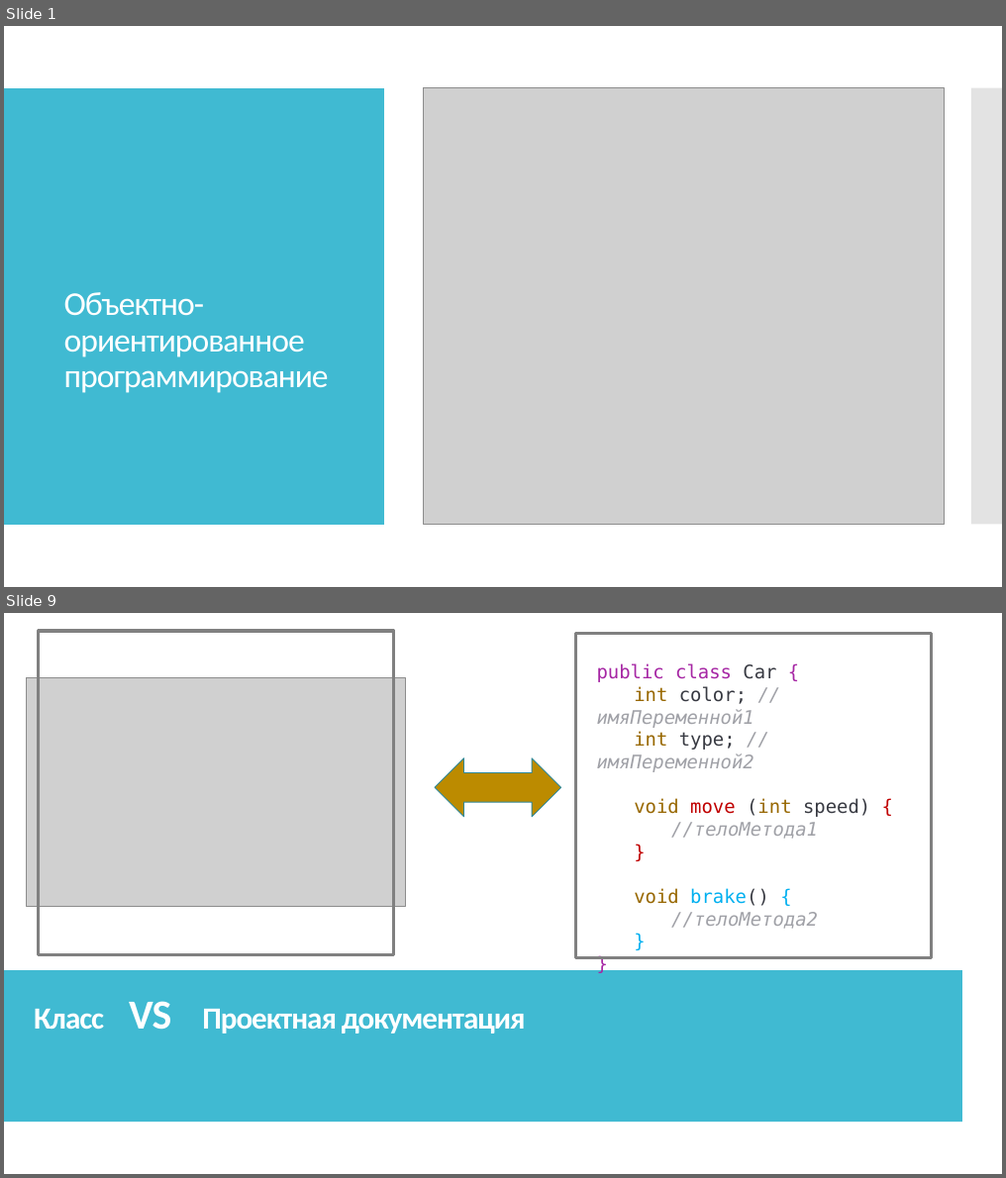
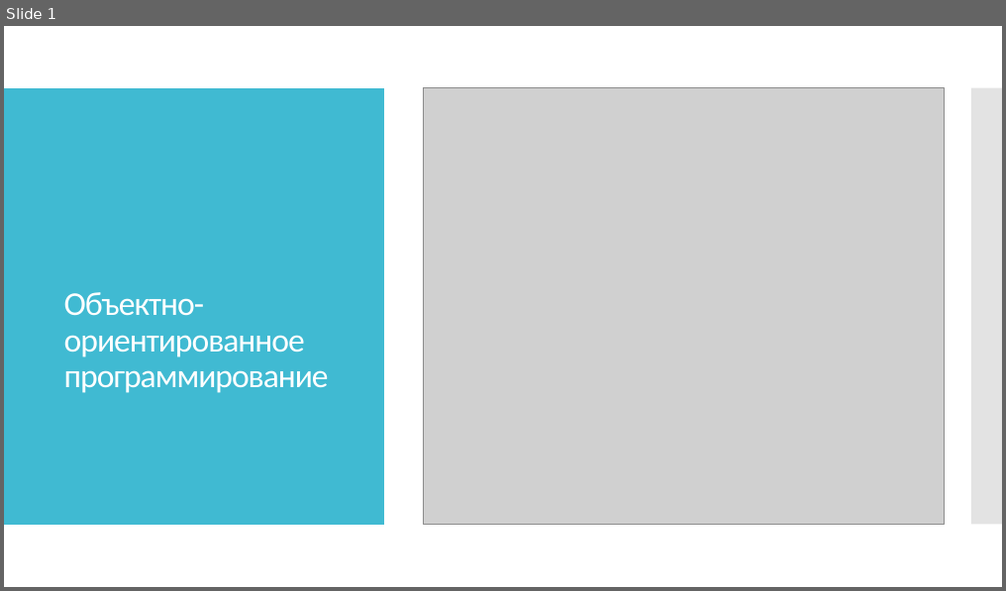
Before and after one commit to IriEfremova/LessonsCube, a slide deck: Samsung/Lesson12/PrincipOOP.pptx. Shown one above the other, each under a label of ours: slides 1 and 9 before the commit, slide 1 after it; the slides between them are not shown. The pictures are 1006x1178 and 1006x591 pixels, drawn with LibreOffice and Linux fonts; fonts in the diff are those of the drawing; grey boxes stand for pictures. Boxes give left, top, right and bottom in pixels: in the first picture for what was removed or moved away, otherwise in the second. Text is boxed around its words. In the diff, an @@ line names an element or a change of style, - is before the commit and + after.

```diff
--- a/Samsung/Lesson12/PrincipOOP.pptx
+++ b/Samsung/Lesson12/PrincipOOP.pptx
@@ slide 9 removed at (4,613,1002,1174), background #FFFFFF; not listed: 2 template elements that a slide beside it also shows @@
@@ rectangle removed at (4,613,1002,1174) @@
@@ rectangle removed at (39,631,394,956) @@
@@ rectangle removed at (576,633,932,959) @@
@@ text removed at (597,663,870,929) @@
-public class Car {
-int color; // имяПеременной1
-int type; // имяПеременной2
-void move (int speed) {
-//телоМетода1
-}
-void brake() {
-//телоМетода2
-}
-}
@@ picture removed at (27,678,406,907) @@
@@ left right arrow removed at (435,759,561,817) @@
@@ rectangle removed at (4,970,962,1123) @@
@@ text removed at (34,1001,526,1034) @@
-Класс VS Проектная документация
```
Also in this commit, not shown: 16 slides added, 19 other slides removed.
